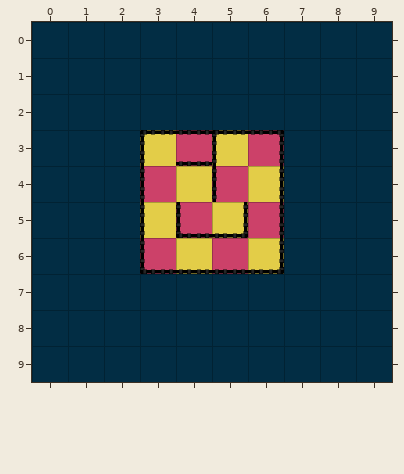
Tiled map -- RoachEscape/assets/data/level001.tmx. The picture above was drawn from the file before the commit.
Cells are 64x64 px. Shown: x 0..9, y 0..9.
And afterwards:
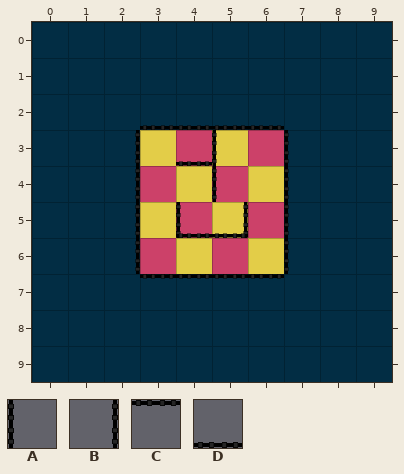
Key: from "tileset_00": A 8, B 9, C 10, D 11.
_ is an empty cell.
From old to new:
Layer "left":
Tile A now appears in rows 3 to 6 at x 7.
Tile B now appears in rows 3 to 6 at x 2.
The edit erases tile A in rows 3 to 6 at x 3.
Layer "right":
The edit erases tile B in rows 3 to 6 at x 6.
Layer "up":
Tile C now appears in row 7 at x 3 to 6.
The edit erases tile C in row 3 at x 3 to 6.
Layer "down":
Tile D now appears in row 2 at x 3 to 6.
The edit erases tile D in row 6 at x 3 to 6.
